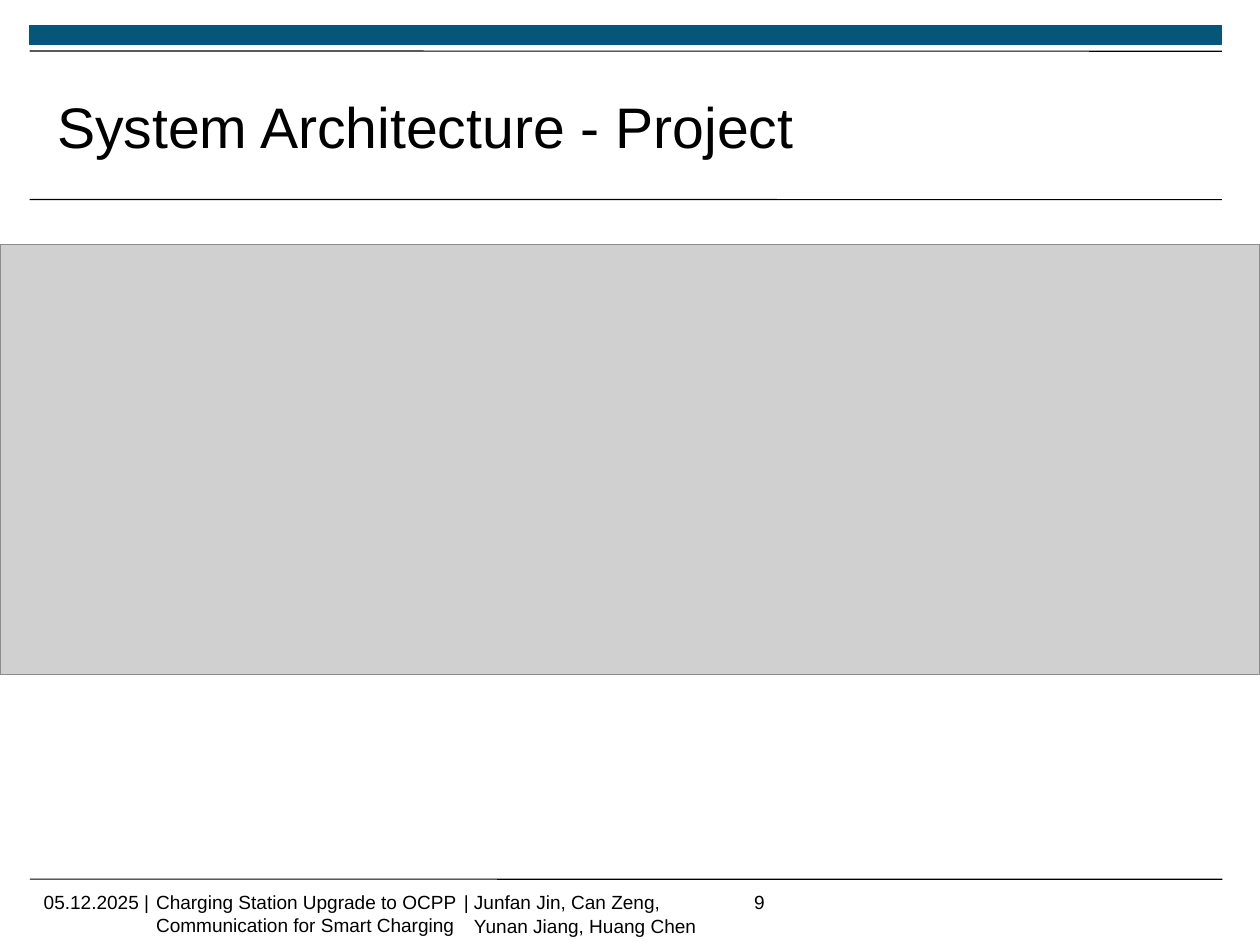
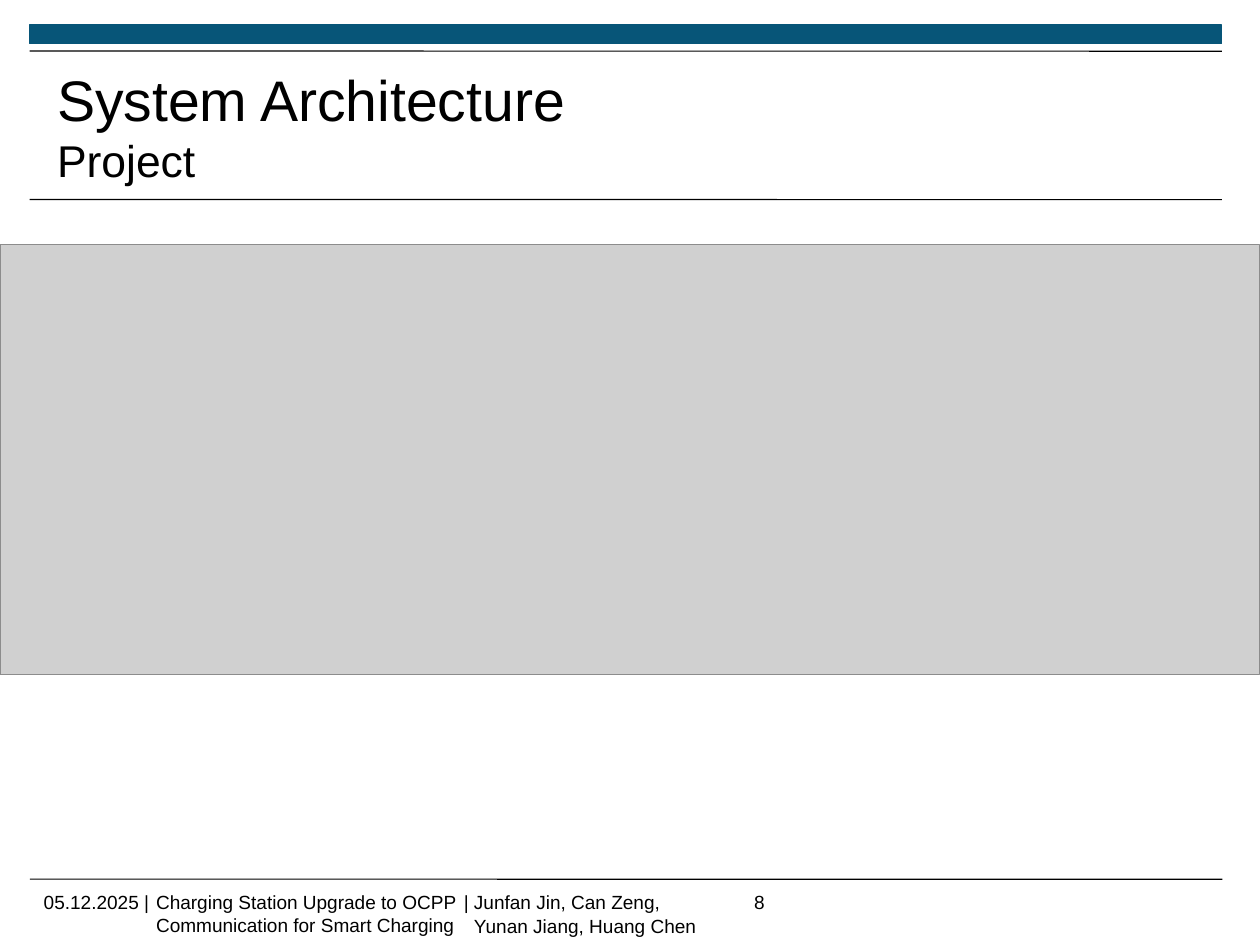
Before and after one commit to Jf-JIN/ADP_Ladesaeule_OCPP, a slide deck: slide 8 of ppt/Jin_Junfan.pptx (slide 9 before the commit). Drawn at 1260x945 pixels with LibreOffice and Linux fonts; fonts in the diff are those of the drawing; grey boxes stand for pictures; background and template pictures are left out. Boxes give left, top, right and bottom in pixels: in the first picture for what was removed or moved away, otherwise in the second. Text is boxed around its words. In the diff, an @@ line names an element or a change of style, - is before the commit and + after.

```diff
--- a/ppt/Jin_Junfan.pptx
+++ b/ppt/Jin_Junfan.pptx
@@ text at (x1=57, y1=79, x2=565, y2=186): text changed @@
-System Architecture - Project
+System Architecture
+Project
@@ page number at (x1=754, y1=895, x2=765, y2=910): text changed @@
-9
+8
```
Also in this commit, not shown: 8 other slides changed, 3 slides added.
